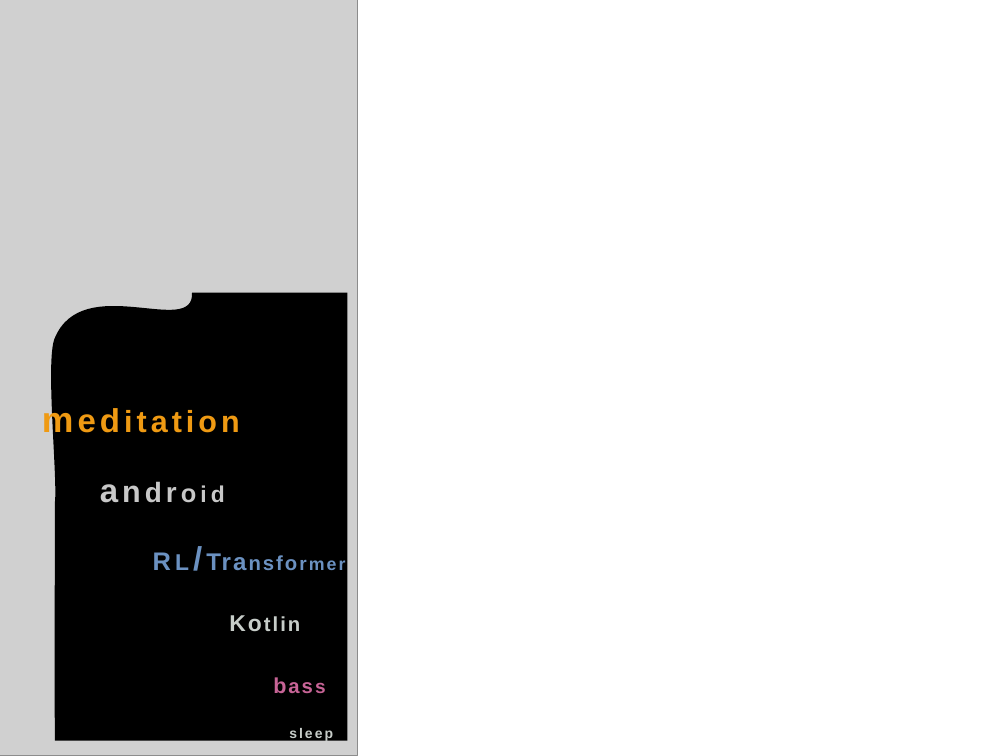
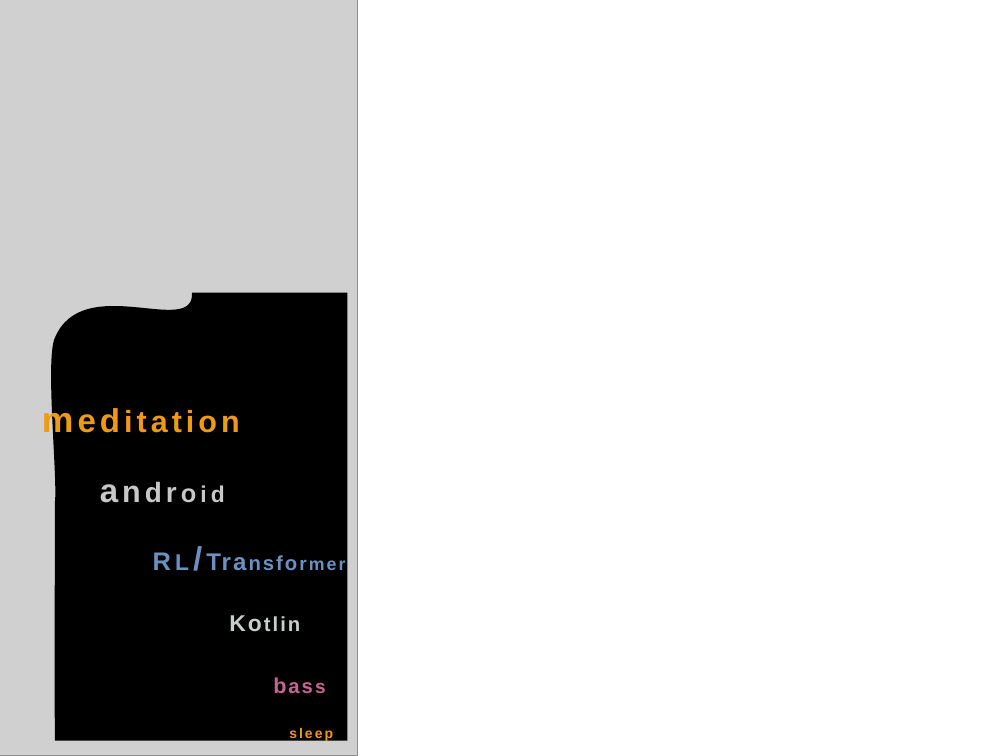
Before and after one commit to roblebob/UltradianX, a slide deck: slide 1 of proposal/ui mocks.odp. Drawn at 1008x756 pixels with LibreOffice and Linux fonts; fonts in the diff are those of the drawing; grey boxes stand for pictures. Boxes give left, top, right and bottom in pixels: in the first picture for what was removed or moved away, otherwise in the second. Text is boxed around its words. In the diff, an @@ line names an element or a change of style, - is before the commit and + after.

```diff
--- a/proposal/ui mocks.odp
+++ b/proposal/ui mocks.odp
@@ text "sleep" at [289, 728, 333, 742]: text colour #C7CDC9 to #EF9A13 @@
```
Also in this commit, not shown: 1 other slide changed, 4 other files.
